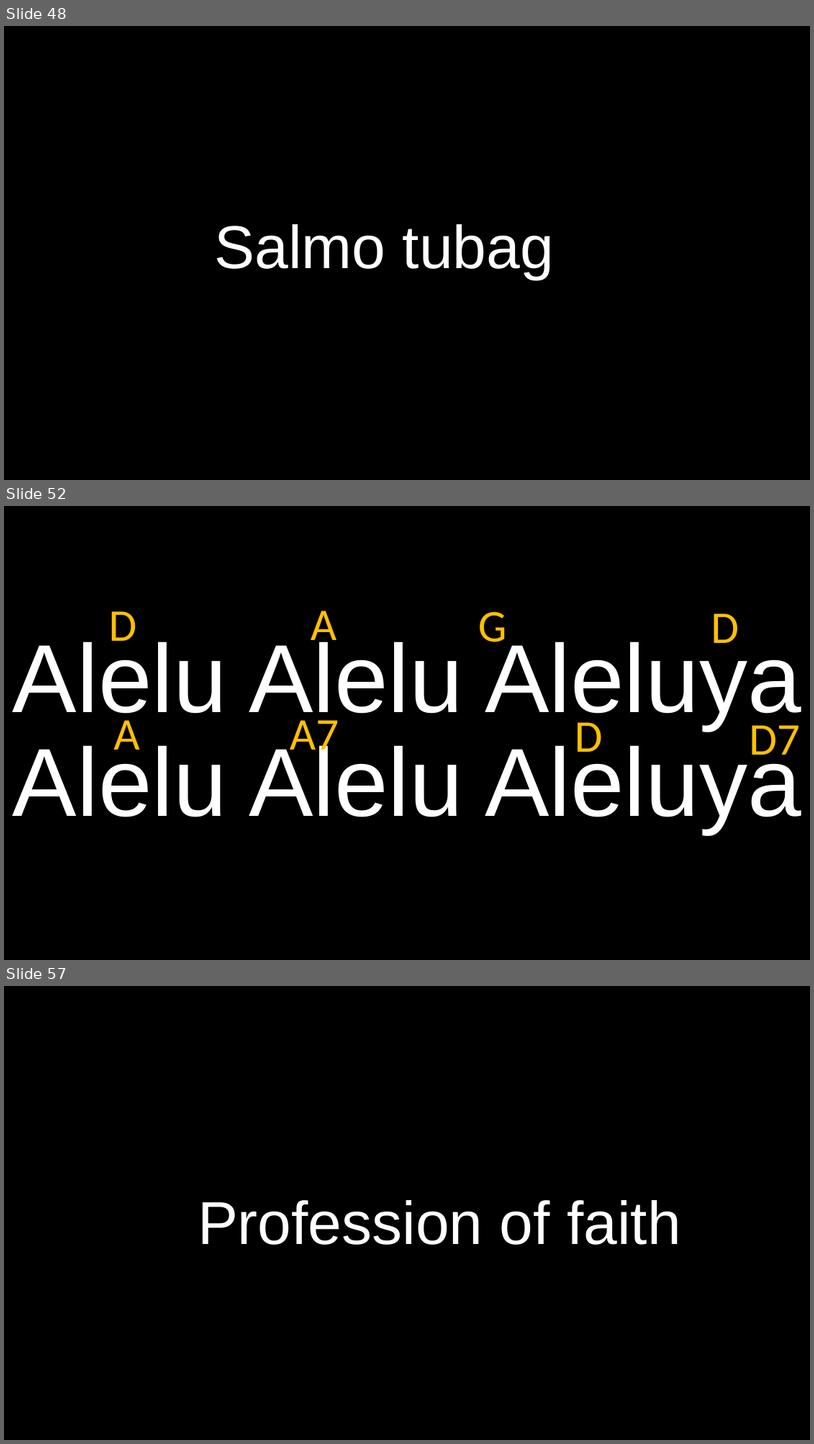
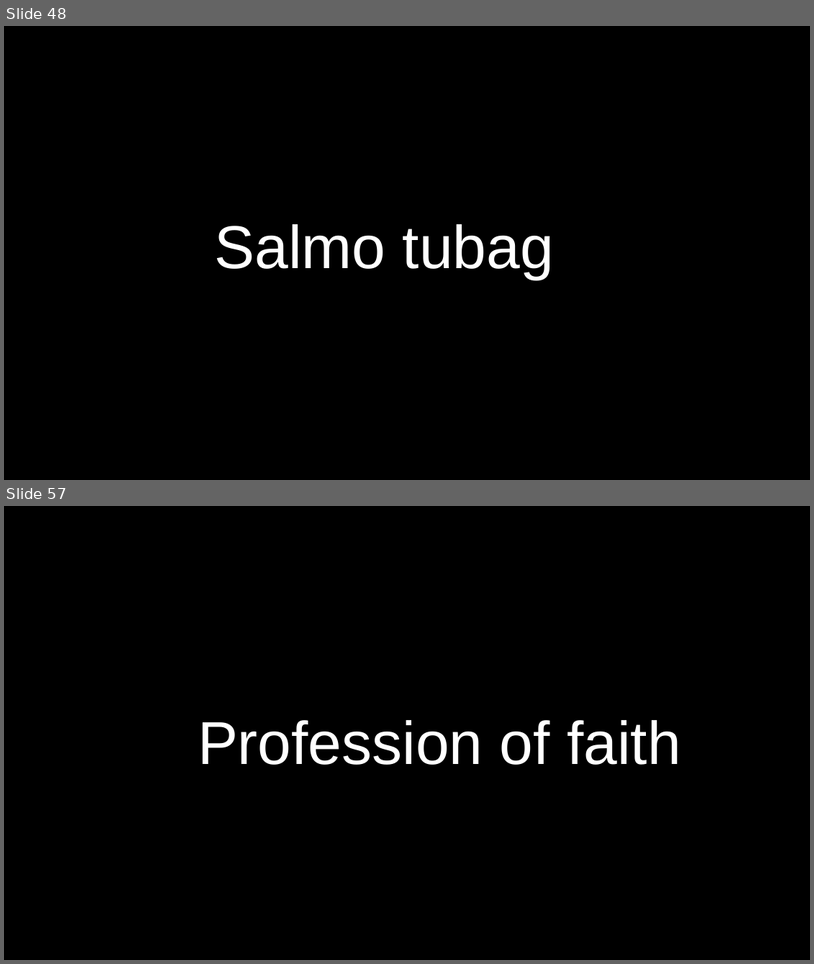
Before and after one commit to CHRISTIANARIBAL/Simbahan, a slide deck: 2Permanent/Final Na Ni.pptx. Shown one above the other, each under a label of ours: slides 48, 52 and 57 before the commit, slides 48 and 57 after it; the slides between them are not shown. The pictures are 814x1444 and 814x964 pixels, drawn with LibreOffice and Linux fonts; fonts in the diff are those of the drawing. Boxes give left, top, right and bottom in pixels: in the first picture for what was removed or moved away, otherwise in the second. Text is boxed around its words. In the diff, an @@ line names an element or a change of style, - is before the commit and + after.

```diff
--- a/2Permanent/Final Na Ni.pptx
+++ b/2Permanent/Final Na Ni.pptx
@@ slide 52 removed at (4,506,810,960), background #000000 @@
@@ text removed at (109,611,137,641) @@
-D
@@ text removed at (311,610,337,651) @@
-A
@@ text removed at (478,612,507,642) @@
-G
@@ text removed at (711,613,739,643) @@
-D
@@ title removed at (13,636,802,833) @@
-Alelu Alelu Aleluya
-Alelu Alelu Aleluya
@@ text removed at (113,712,139,749) @@
-A
@@ text removed at (290,720,339,761) @@
-A7
@@ text removed at (575,722,603,752) @@
-D
@@ text removed at (749,725,800,765) @@
-D7
```
Also in this commit, not shown: 7 slides changed, 34 slides added, 12 other slides removed.
